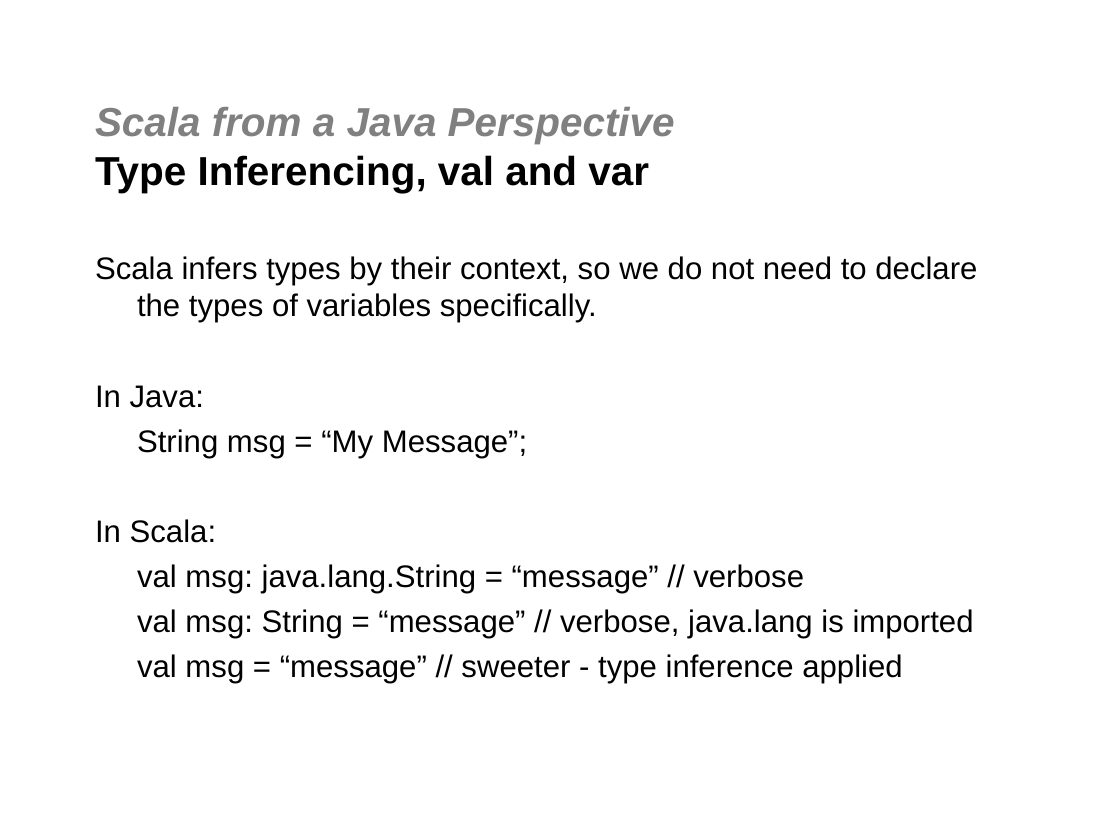
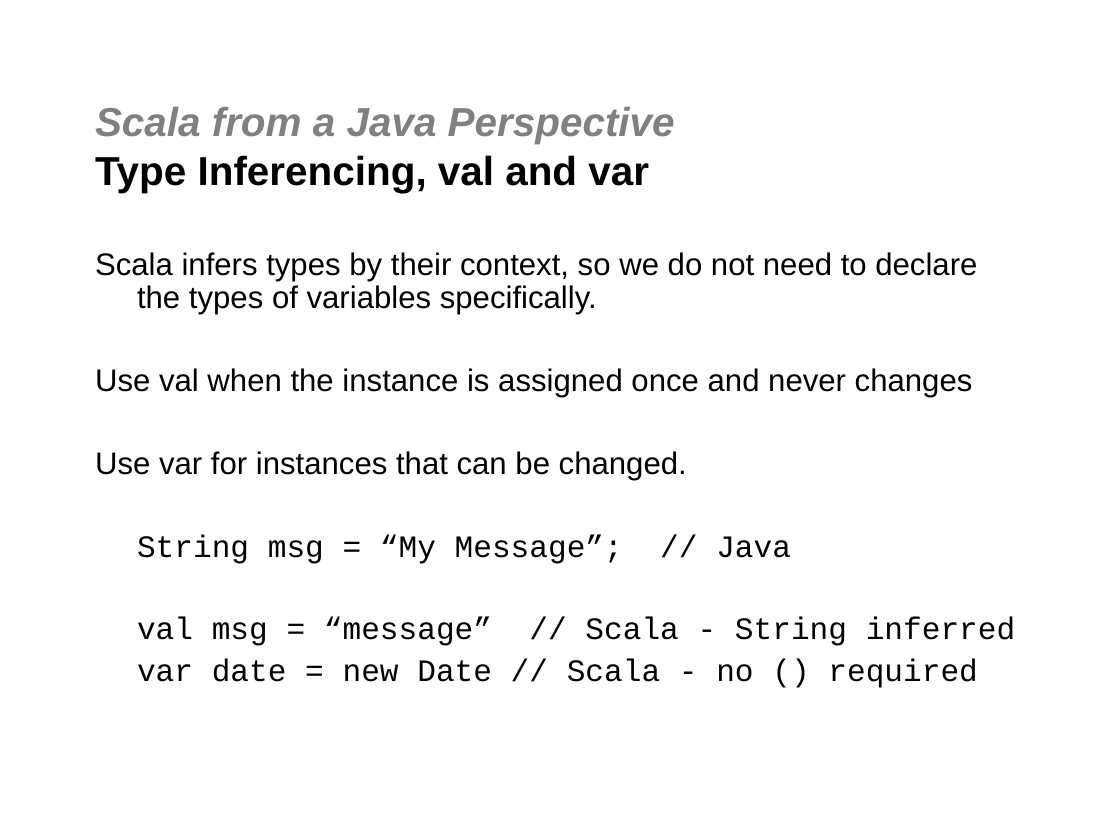
Before and after one commit to jgoodsen/agile2010, a slide deck: slide 17 of 03-scala.ppt. Drawn at 1120x840 pixels with LibreOffice and Linux fonts; fonts in the diff are those of the drawing; background and template pictures are left out. Boxes give left, top, right and bottom in pixels: in the first picture for what was removed or moved away, otherwise in the second. Text is boxed around its words. In the diff, an @@ line names an element or a change of style, - is before the commit and + after.

```diff
--- a/03-scala.ppt
+++ b/03-scala.ppt
@@ text at (95,252,977,315): line spacing 1 to 0.9 @@
@@ text at (95,368,1015,688): text changed; font Arial to Courier New @@
-In Java:
-String msg = “My Message”;
-In Scala:
-val msg: java.lang.String = “message” // verbose
-val msg: String = “message” // verbose, java.lang is imported
-val msg = “message” // sweeter - type inference applied
+Use val when the instance is assigned once and never changes
+Use var for instances that can be changed.
+String msg = “My Message”; // Java
+val msg = “message” // Scala - String inferred
+var date = new Date // Scala - no () required
```
Also in this commit, not shown: 16 other slides changed, 9 slides added, 1 slide removed, 7 other files.
